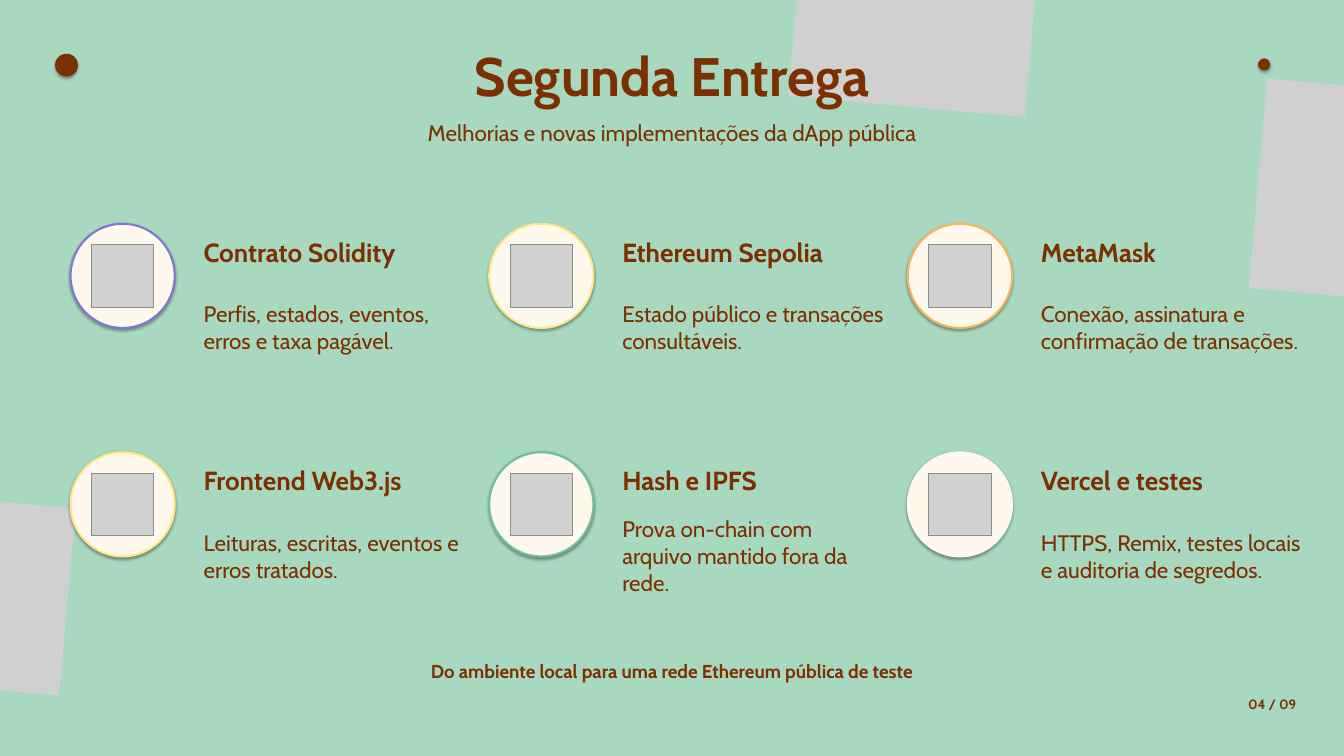
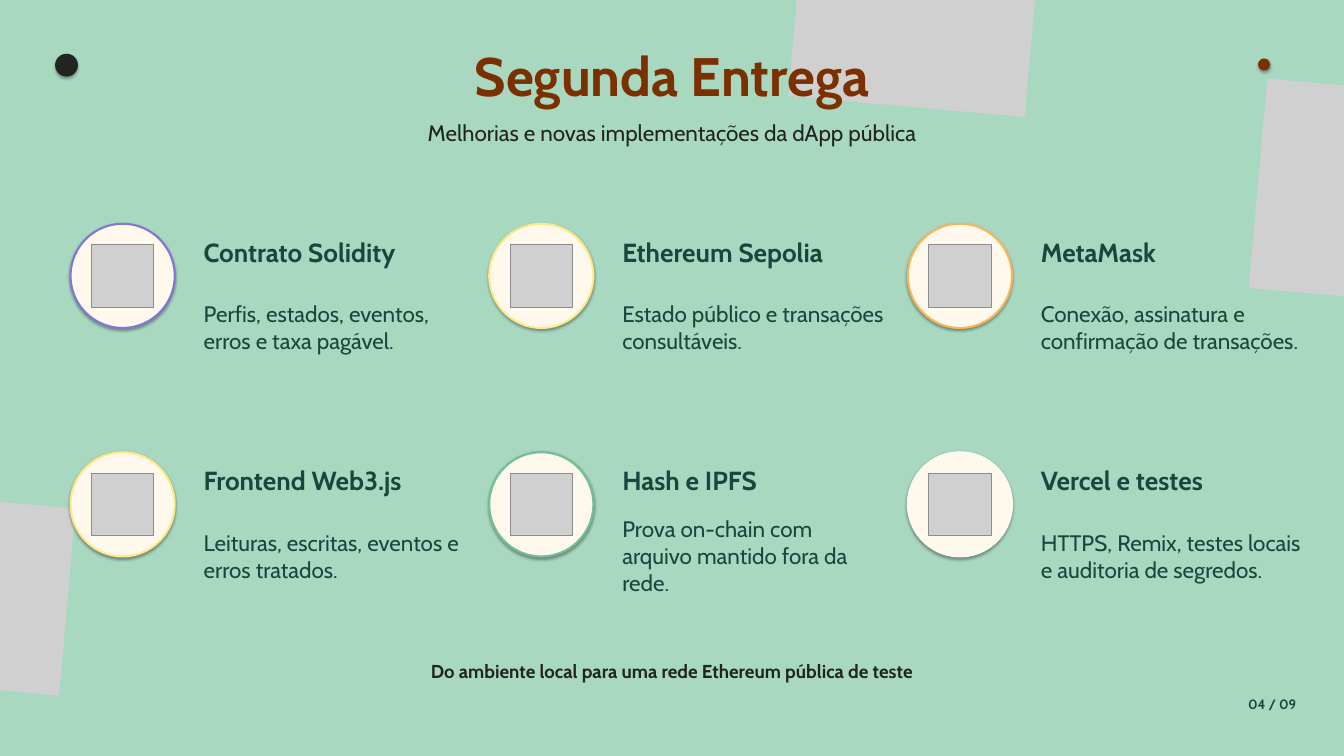
Before and after one commit to JulianaBallin/EcoOrigem, a slide deck: slide 4 of docs/slides/apresentacao-ecoorigem.pptx. Drawn at 1344x756 pixels with LibreOffice and Linux fonts; fonts in the diff are those of the drawing; grey boxes stand for pictures. Boxes give left, top, right and bottom in pixels: in the first picture for what was removed or moved away, otherwise in the second. Text is boxed around its words. In the diff, an @@ line names an element or a change of style, - is before the commit and + after.

```diff
--- a/docs/slides/apresentacao-ecoorigem.pptx
+++ b/docs/slides/apresentacao-ecoorigem.pptx
@@ ellipse at bbox=[55, 54, 78, 77]: fill #7A3000 to #202522 @@
@@ text "Melhorias e novas implementações da ..." at bbox=[428, 124, 916, 147]: text colour #7A3000 to #202522 @@
@@ text "Do ambiente local para uma ..." at bbox=[431, 664, 913, 683]: text colour #7A3000 to #202522 @@
@@ text colour #7A3000 to #17483D in 13 elements at bbox=[204, 242, 395, 268], bbox=[204, 305, 429, 355], bbox=[622, 242, 823, 268], bbox=[622, 305, 883, 349], bbox=[1041, 242, 1156, 262], bbox=[1041, 306, 1298, 353], bbox=[204, 470, 402, 497], bbox=[204, 535, 458, 578], bbox=[622, 470, 757, 491], bbox=[622, 520, 847, 591], bbox=[1041, 470, 1203, 490], bbox=[1041, 534, 1300, 584], bbox=[1248, 699, 1296, 709] @@
```
Also in this commit, not shown: 1 other slide changed, 1 other file.
